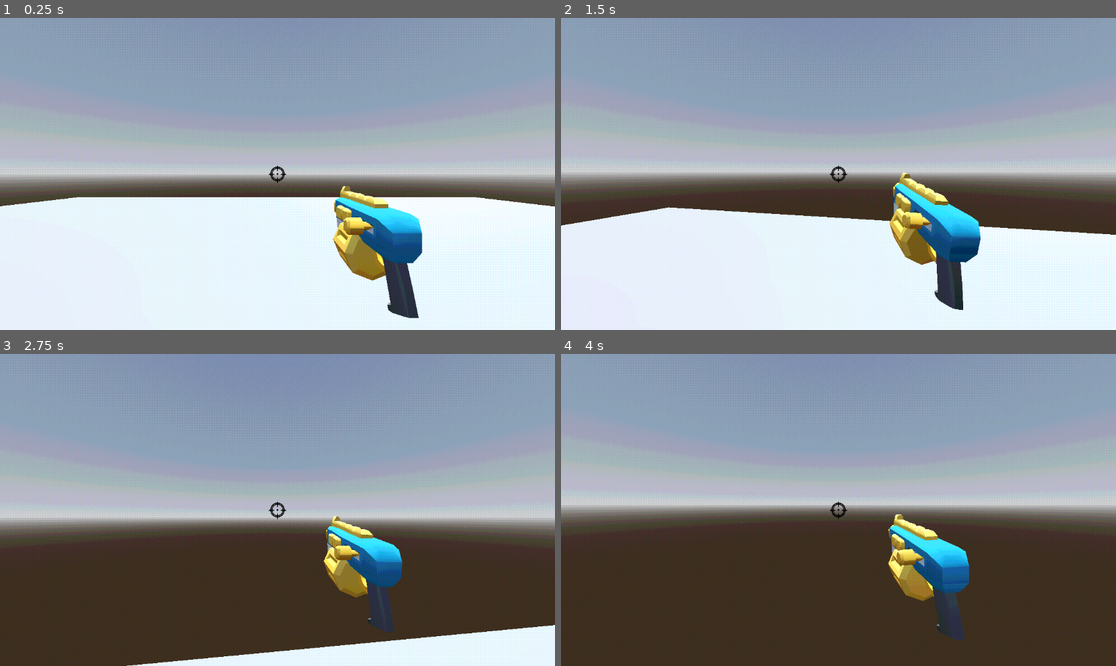
Above: before the commit, frames 1-4 (two rows, left to right).
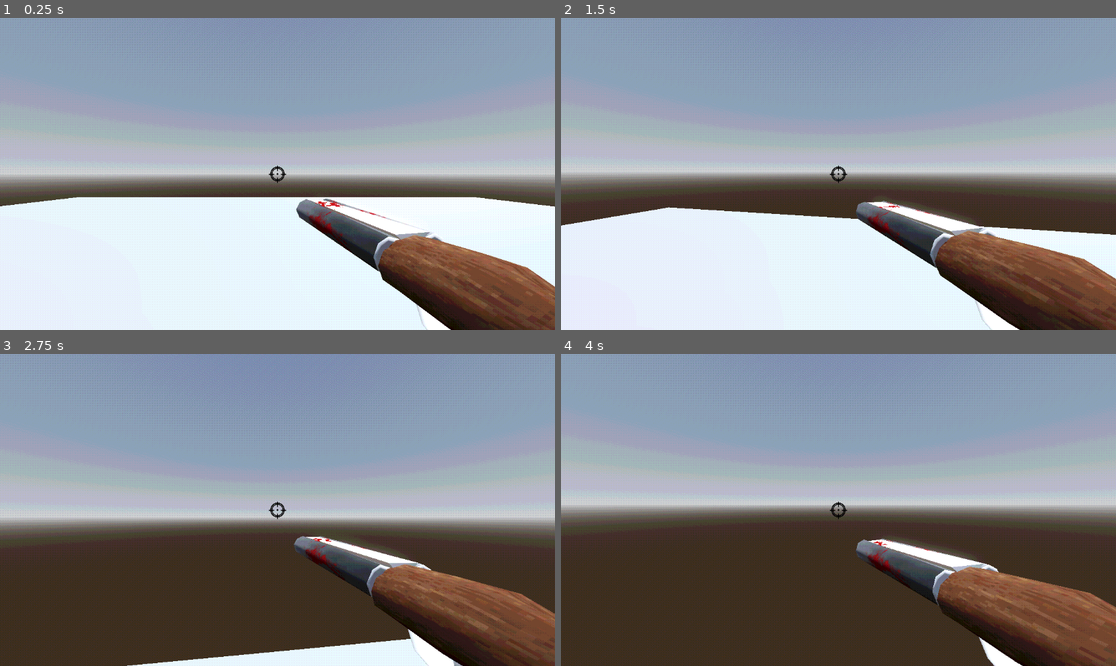
Above: after the commit, the same moments.

Repository: dalton-f/bloodsport
Game: Godot game, scene res://Entities/World/World.tscn
The game is run twice, just before and just after one commit, with the same random seed, the same clock (stepped at 60 frames per second) and the same inputs.
Inputs (mouse positions are in pixels of both pictures, inside the frame that each line leads up to):
- Up to frame 1 (0.25 s): no input
- Up to frame 2 (1.5 s): move the mouse to (866, 174) at 0.52 s; press the mouse at (866, 174) at 0.53 s; hold W (up) from 0.53 s (still down); tap Space (jump) at 0.77 s; move the mouse to (810, 174) at 1.27 s; release the mouse at (810, 174) at 1.28 s; click (810, 174) at 1.35 s
- Up to frame 3 (2.75 s): keep holding W (up); tap Space (jump) at 1.52 s; move the mouse to (288, 503) at 2.02 s; hold Shift (sprint) from 2.03 s (still down); click (288, 503) at 2.3 s
- Up to frame 4 (4 s): keep holding W (up); move the mouse to (832, 516) at 2.77 s; release Shift (sprint) at 2.78 s; click (832, 516) at 2.85 s; tap Space (jump) at 3.02, 3.77 s; move the mouse to (877, 513) at 3.52 s; press the mouse at (877, 513) at 3.53 s

The runs differ from the first frame. In frame 1, 10% of the frame differs, in the area x 53-100%, y 53-100%; in frame 2, 11%, in the area x 53-100%, y 49-100%; in frame 3, 9.5%; in frame 4, 9.5%.

Commit message:
Add muzzle flash

Diff:
--- a/Entities/Player/Player.tscn
+++ b/Entities/Player/Player.tscn
@@ -2,7 +2,7 @@
 
 [ext_resource type="Script" uid="uid://cbreicnryvtal" path="res://Entities/Player/Player.gd" id="1_e5kic"]
 [ext_resource type="PackedScene" uid="uid://bqu265gwb7udo" path="res://Entities/Components/HealthComponent/HealthComponent.tscn" id="2_ww0jn"]
-[ext_resource type="Resource" uid="uid://ccvkywt6kioot" path="res://Entities/Weapons/WeaponTypes/Pistol/Pistol.tres" id="3_1des2"]
+[ext_resource type="Resource" uid="uid://casypgalqc6fn" path="res://Entities/Weapons/WeaponTypes/Shotgun/Shotgun.tres" id="3_an6q6"]
 [ext_resource type="PackedScene" uid="uid://4elhg0akudo3" path="res://Entities/Weapons/WeaponsManager/WeaponsManager.tscn" id="3_vweq0"]
 [ext_resource type="Texture2D" uid="uid://bebn7ogyb57ci" path="res://Assets/Textures/crosshair.png" id="5_an6q6"]
 
@@ -27,7 +27,7 @@
 
 [node name="WeaponsManager" parent="Head/Camera3D" instance=ExtResource("3_vweq0")]
 transform = Transform3D(1, 0, 0, 0, 1, 0, 0, 0, 1, 0.5606173, -0.40005463, -0.970376)
-weapon_data = ExtResource("3_1des2")
+weapon_data = ExtResource("3_an6q6")
 
 [node name="HealthComponent" parent="." instance=ExtResource("2_ww0jn")]
 
--- /dev/null
+++ b/Entities/Weapons/MuzzleFlash.tscn
@@ -0,0 +1,61 @@
+[gd_scene load_steps=11 format=3 uid="uid://cb6gvsak68v18"]
+
+[ext_resource type="Texture2D" uid="uid://bd2noc77vclj6" path="res://Assets/Textures/muzzle_06.png" id="1_cth5m"]
+
+[sub_resource type="Gradient" id="Gradient_cii77"]
+offsets = PackedFloat32Array(0, 0.55212355, 1)
+colors = PackedColorArray(0, 0, 0, 1, 0.55212355, 0.55212355, 0.55212355, 1, 1, 1, 1, 0)
+
+[sub_resource type="GradientTexture1D" id="GradientTexture1D_kbg3h"]
+gradient = SubResource("Gradient_cii77")
+
+[sub_resource type="Curve" id="Curve_7t3in"]
+_limits = [0.0, 25.0, 0.0, 1.0]
+_data = [Vector2(0, 25), 0.0, 0.0, 0, 0]
+point_count = 1
+
+[sub_resource type="CurveTexture" id="CurveTexture_abvq1"]
+curve = SubResource("Curve_7t3in")
+
+[sub_resource type="Curve" id="Curve_cii77"]
+_limits = [0.0, 2.0, 0.0, 1.0]
+_data = [Vector2(0, 0.5), 0.0, 0.0, 0, 0]
+point_count = 1
+
+[sub_resource type="CurveTexture" id="CurveTexture_kbg3h"]
+curve = SubResource("Curve_cii77")
+
+[sub_resource type="ParticleProcessMaterial" id="ParticleProcessMaterial_kbg3h"]
+angle_min = -720.0
+angle_max = 720.0
+gravity = Vector3(0, 0, 0)
+scale_curve = SubResource("CurveTexture_kbg3h")
+color = Color(0.97298807, 0.14320454, 0.3871756, 1)
+color_ramp = SubResource("GradientTexture1D_kbg3h")
+emission_curve = SubResource("CurveTexture_abvq1")
+
+[sub_resource type="StandardMaterial3D" id="StandardMaterial3D_7t3in"]
+transparency = 1
+shading_mode = 0
+vertex_color_use_as_albedo = true
+albedo_color = Color(1.9415102, 1.9415102, 0, 1)
+albedo_texture = ExtResource("1_cth5m")
+billboard_mode = 3
+particles_anim_h_frames = 1
+particles_anim_v_frames = 1
+particles_anim_loop = false
+proximity_fade_enabled = true
+proximity_fade_distance = 0.1
+
+[sub_resource type="QuadMesh" id="QuadMesh_7t3in"]
+material = SubResource("StandardMaterial3D_7t3in")
+
+[node name="GPUParticles3D" type="GPUParticles3D"]
+emitting = false
+amount = 1
+lifetime = 0.05
+explosiveness = 1.0
+randomness = 1.0
+local_coords = true
+process_material = SubResource("ParticleProcessMaterial_kbg3h")
+draw_pass_1 = SubResource("QuadMesh_7t3in")
--- a/Entities/Weapons/WeaponTypes/Pistol/Pistol.tres
+++ b/Entities/Weapons/WeaponTypes/Pistol/Pistol.tres
@@ -5,7 +5,5 @@
 
 [resource]
 script = ExtResource("1_dap2u")
-weapon_name = "Pistol"
 weapon_scene = ExtResource("2_rboun")
-fire_rate = 4
 metadata/_custom_type_script = "uid://chwcpm42hh1ca"
--- a/Entities/Weapons/WeaponsManager/WeaponsManager.gd
+++ b/Entities/Weapons/WeaponsManager/WeaponsManager.gd
@@ -7,6 +7,8 @@
 
 var current_weapon: Node3D
 var can_shoot: bool = true
+
+var muzzle_flash = preload("res://Entities/Weapons/MuzzleFlash.tscn")
 
 func _ready():
 	current_weapon = weapon_data.weapon_scene.instantiate()
@@ -43,8 +45,23 @@
 		if result and result.collider.has_node("HealthComponent"):
 			result.collider.get_node("HealthComponent").damage(weapon_data.damage)
 
+	_spawn_muzzle_flash()
 	current_weapon.apply_recoil()
 
 	var cooldown = 1.0 / float(weapon_data.fire_rate)
 	await get_tree().create_timer(cooldown).timeout
 	can_shoot = true
+
+func _spawn_muzzle_flash():
+	var muzzle_point = current_weapon.get_node_or_null("MuzzlePoint")
+
+	if muzzle_point:
+		var flash = muzzle_flash.instantiate()
+		muzzle_point.add_child(flash)
+		flash.global_transform = muzzle_point.global_transform
+		flash.emitting = true
+
+		# Auto-remove after animation/short delay
+		await get_tree().create_timer(0.1).timeout
+		if flash and flash.is_inside_tree():
+			flash.queue_free()
Binary file added: Assets/Textures/muzzle_06.png
Not shown, added: Assets/Textures/muzzle_06.png.import
Not shown, added: Entities/Weapons/WeaponTypes/Shotgun/shotgunasset.glb.import
Binary file added: Entities/Weapons/WeaponTypes/Shotgun/shotgunasset_shotgungriptexture.png
Not shown, added: Entities/Weapons/WeaponTypes/Shotgun/shotgunasset_shotgungriptexture.png.import
